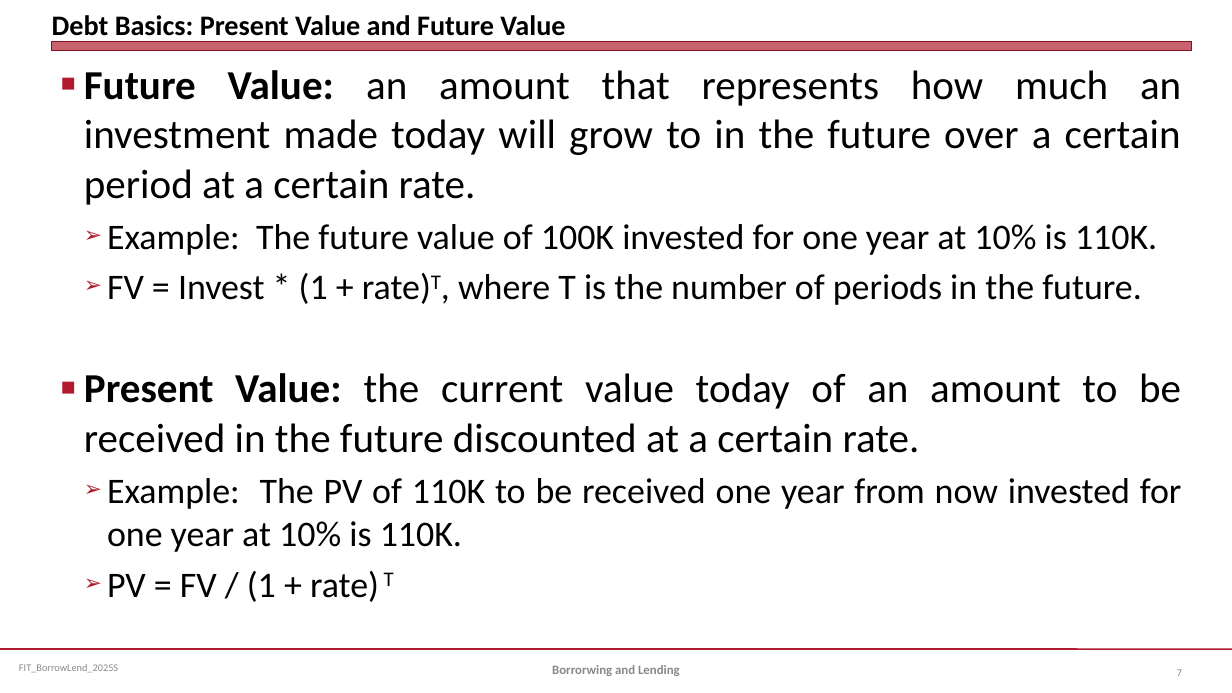
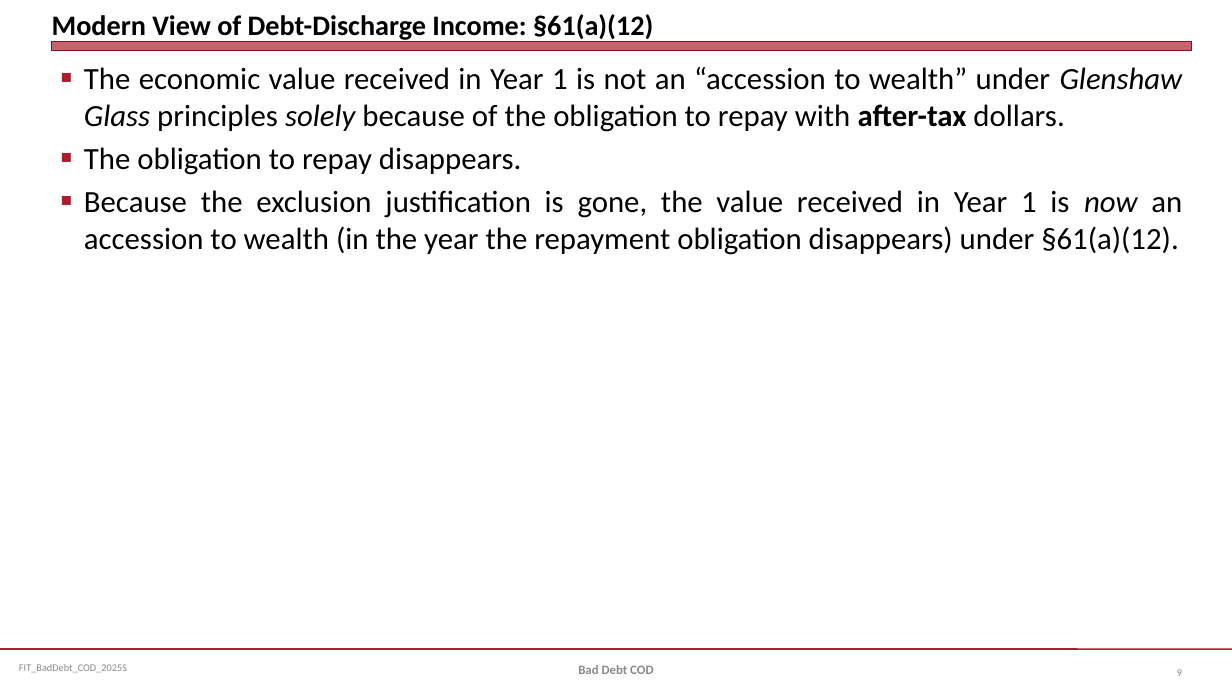
Before and after one commit to jmc877/Fed-Income-Tax, a slide deck: slide 9 of slides/FIT_BadDebt_COD_2025S.pptx (slide 7 before the commit). Drawn at 1232x693 pixels with LibreOffice and Linux fonts; fonts in the diff are those of the drawing. Boxes give left, top, right and bottom in pixels: in the first picture for what was removed or moved away, otherwise in the second. Text is boxed around its words. In the diff, an @@ line names an element or a change of style, - is before the commit and + after.

```diff
--- a/slides/FIT_BadDebt_COD_2025S.pptx
+++ b/slides/FIT_BadDebt_COD_2025S.pptx
@@ title at (x1=52, y1=14, x2=653, y2=42): text changed @@
-Debt Basics: Present Value and Future Value
+Modern View of Debt-Discharge Income: §61(a)(12)
@@ text at (x1=84, y1=67, x2=1183, y2=255): text changed; size 32 to 24 pt @@
-■ Future Value: an amount that represents how much an investment made today will grow to in the future over a certain period at a certain rate.
-  ➢ Example: The future value of 100K invested for one year at 10% is 110K.
-  ➢ FV = Invest * (1 + rate)T, where T is the number of periods in the future.
-■ Present Value: the current value today of an amount to be received in the future discounted at a certain rate.
-  ➢ Example: The PV of 110K to be received one year from now invested for one year at 10% is 110K.
-  ➢ PV = FV / (1 + rate) T
+■ The economic value received in Year 1 is not an “accession to wealth” under Glenshaw Glass principles solely because of the obligation to repay with after-tax dollars.
+■ The obligation to repay disappears.
+■ Because the exclusion justification is gone, the value received in Year 1 is now an accession to wealth (in the year the repayment obligation disappears) under §61(a)(12).
@@ text at (x1=19, y1=664, x2=127, y2=673): text changed @@
-FIT_BorrowLend_2025S
+FIT_BadDebt_COD_2025S
@@ text at (x1=578, y1=665, x2=653, y2=674): text changed @@
-Borrorwing and Lending
+Bad Debt COD
```
Also in this commit, not shown: 4 other slides changed, 8 slides added, 20 slides removed, 1 other file.
